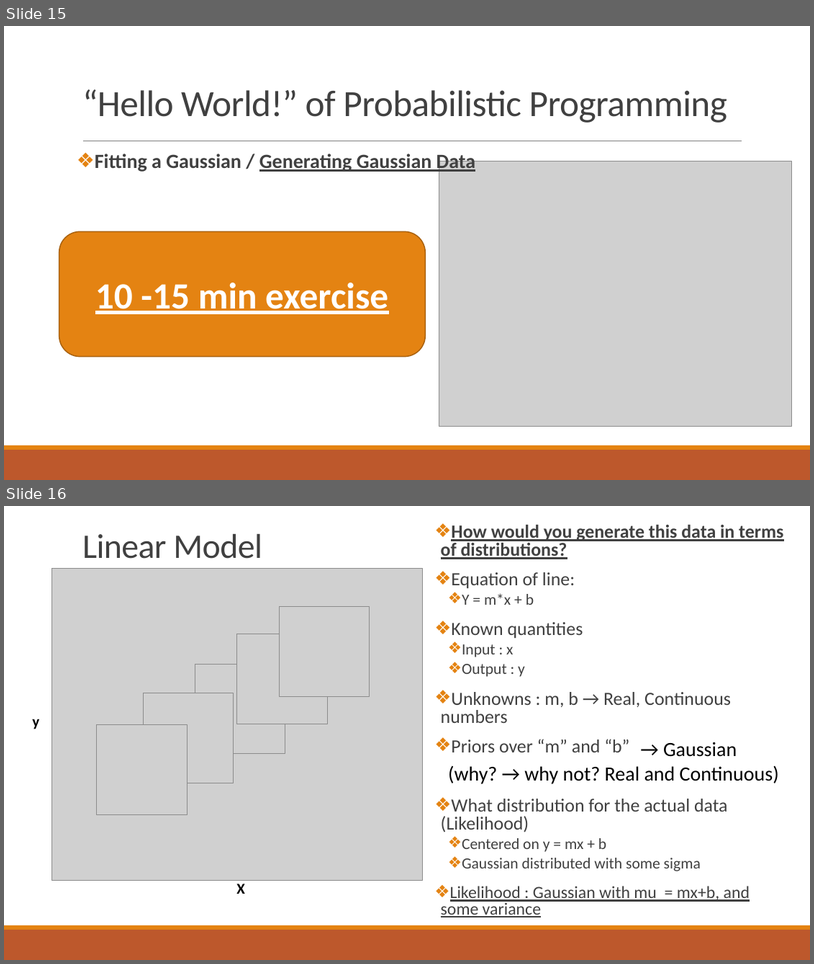
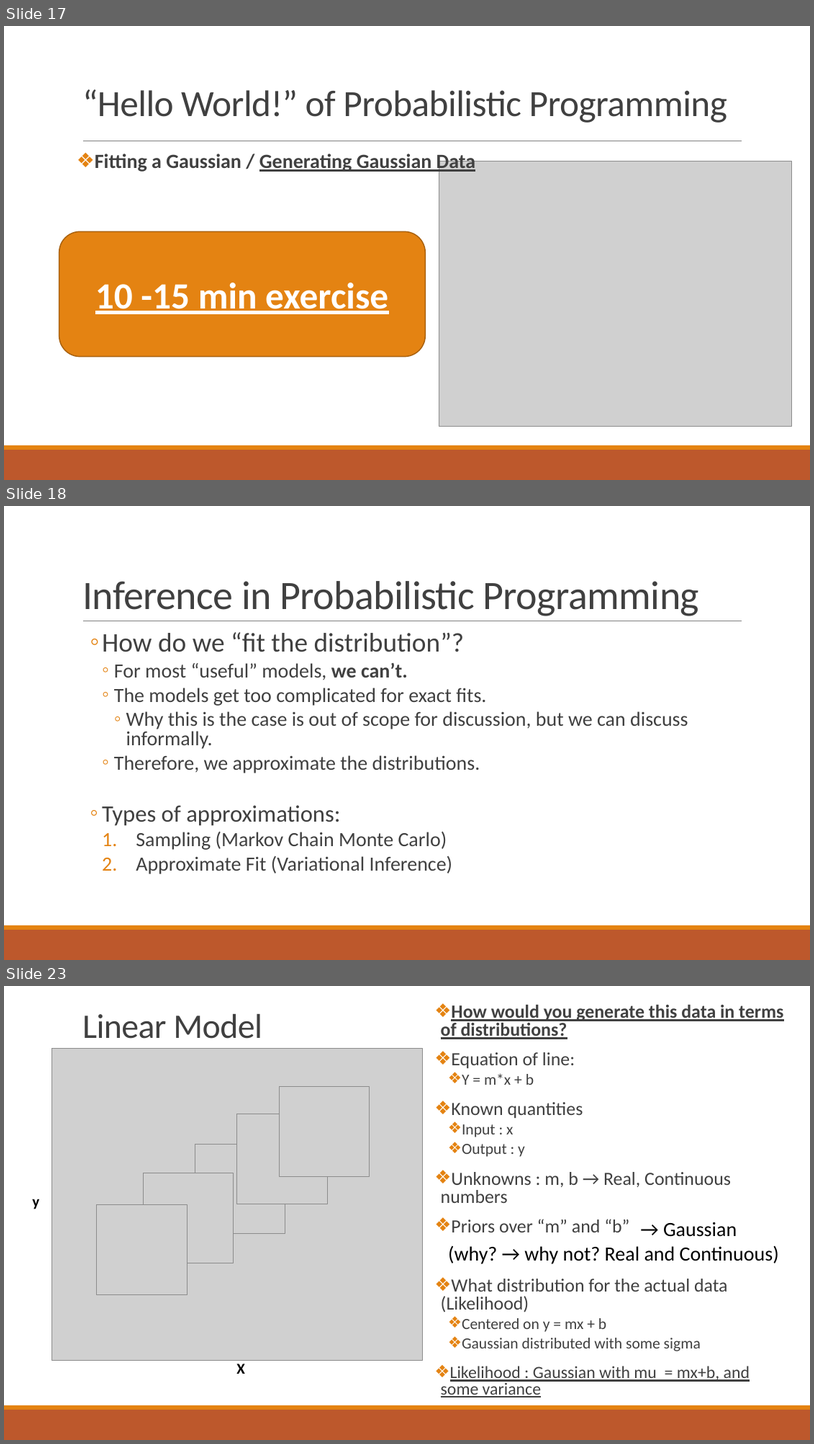
Before and after one commit to abuzarmahmood/teachables, a slide deck: Bayesian_Modeling_Lecture/Adv_Data_Analysis_Bayesian_Modeling.pptx. Shown one above the other, each under a label of ours: slides 15 and 16 before the commit, slides 17, 18 and 23 after it; the slides between them are not shown. The pictures are 814x964 and 814x1444 pixels, drawn with LibreOffice and Linux fonts; fonts in the diff are those of the drawing; grey boxes stand for pictures. Boxes give left, top, right and bottom in pixels: in the first picture for what was removed or moved away, otherwise in the second. Text is boxed around its words. In the diff, an @@ line names an element or a change of style, - is before the commit and + after.

```diff
--- a/Bayesian_Modeling_Lecture/Adv_Data_Analysis_Bayesian_Modeling.pptx
+++ b/Bayesian_Modeling_Lecture/Adv_Data_Analysis_Bayesian_Modeling.pptx
@@ slide 18 added at (4,506,810,960), background #FFFFFF; not listed: 3 template elements that a slide beside it also shows @@
@@ title added at (82,581,700,616), 48 pt, text #404040 @@
+Inference in Probabilistic Programming
@@ text added at (102,632,689,874), 24 pt, text #404040 @@
+  ◦ How do we “fit the distribution”?
+    ◦ For most “useful” models, we can’t.
+    ◦ The models get too complicated for exact fits.
+      ◦ Why this is the case is out of scope for discussion, but we can discuss informally.
+    ◦ Therefore, we approximate the distributions.
+  ◦ Types of approximations:
+    1. Sampling (Markov Chain Monte Carlo)
+    2. Approximate Fit (Variational Inference)
@@ what was slide 15 is now slide 17 @@
@@ what was slide 16 is now slide 23 @@
```
Also in this commit, not shown: 3 slides changed, 7 other slides added.
